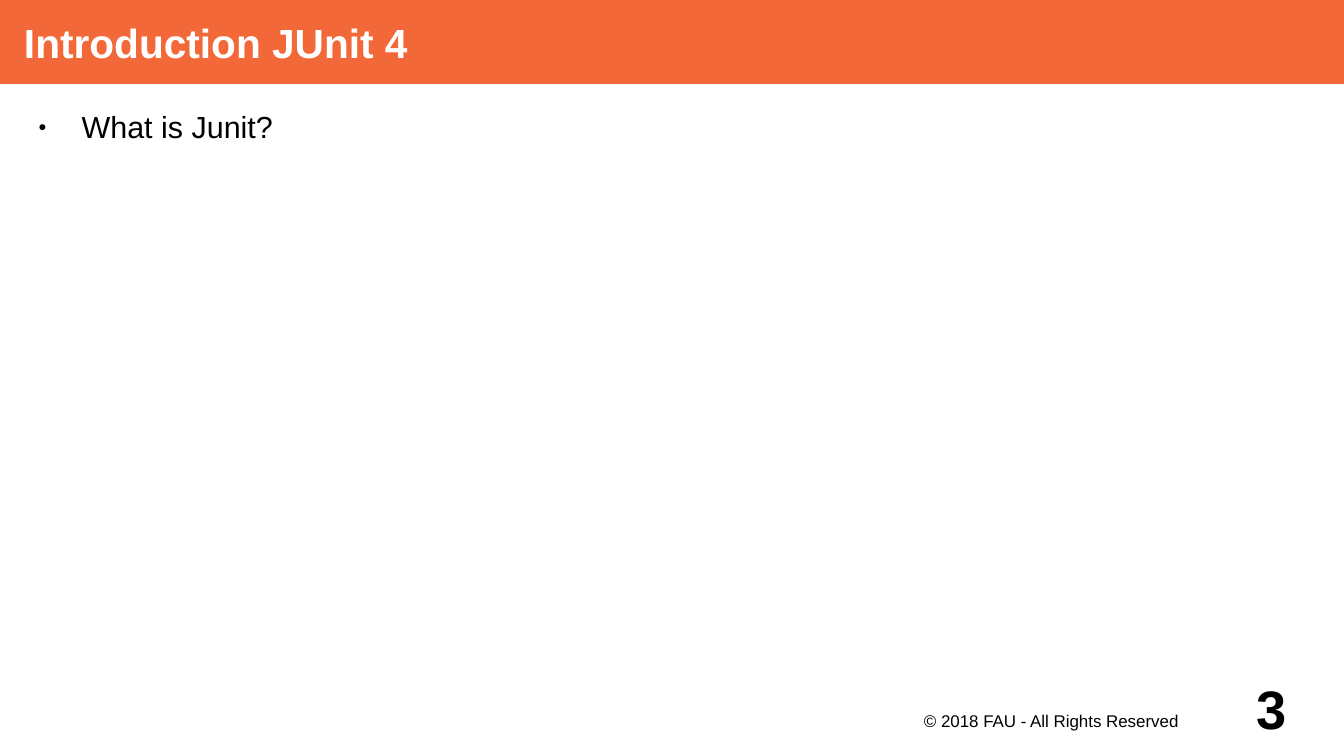
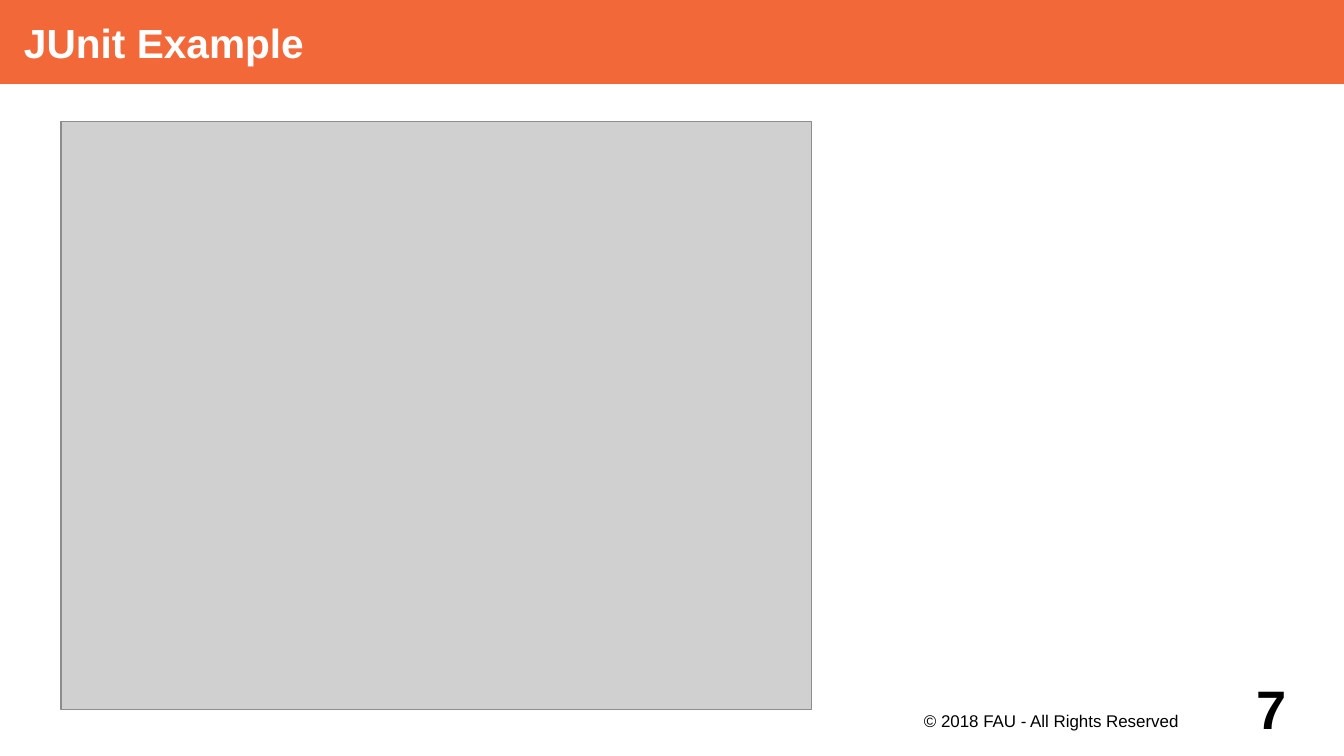
Before and after one commit to dirkriehle/adap-course, a slide deck: slide 7 of Lecture Slides/ADAP B02- Unit Testing with JUnit.odp (slide 3 before the commit). Drawn at 1344x756 pixels with LibreOffice and Linux fonts; fonts in the diff are those of the drawing; grey boxes stand for pictures. Boxes give left, top, right and bottom in pixels: in the first picture for what was removed or moved away, otherwise in the second. Text is boxed around its words. In the diff, an @@ line names an element or a change of style, - is before the commit and + after.

Commit message:
Add first samples for JUnit

```diff
--- a/Lecture Slides/ADAP B02- Unit Testing with JUnit.odp
+++ b/Lecture Slides/ADAP B02- Unit Testing with JUnit.odp
@@ title at [24,28,304,65]: text changed @@
-Introduction JUnit 4
+JUnit Example
@@ text removed at [82,116,273,139] @@
-● What is Junit?
@@ picture added at [61,122,812,710] @@
@@ page number at [1257,691,1287,729]: text changed @@
-3
+7
```
Also in this commit, not shown: 5 slides added, 1 slide removed, 2 other files.
